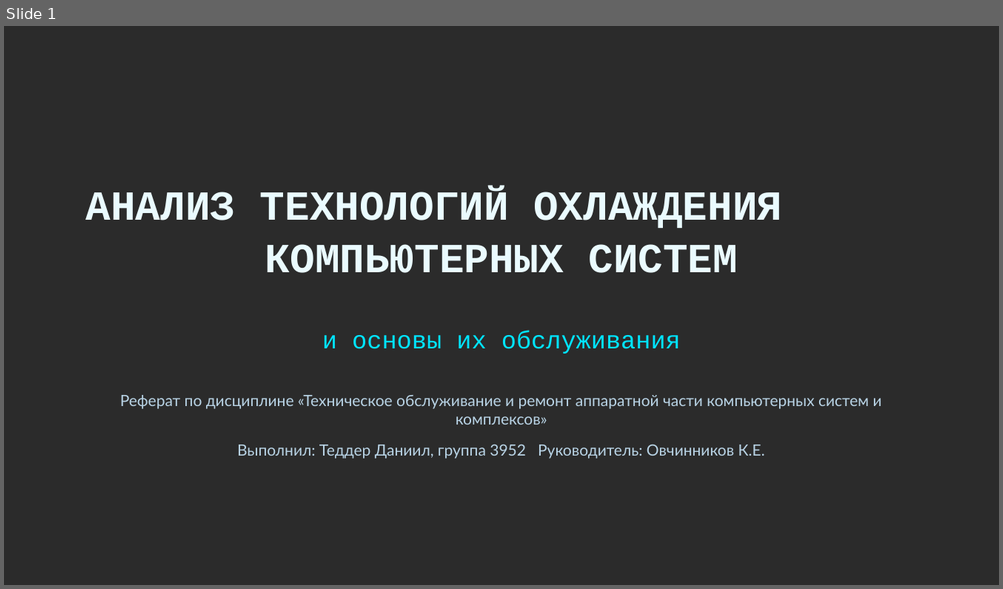
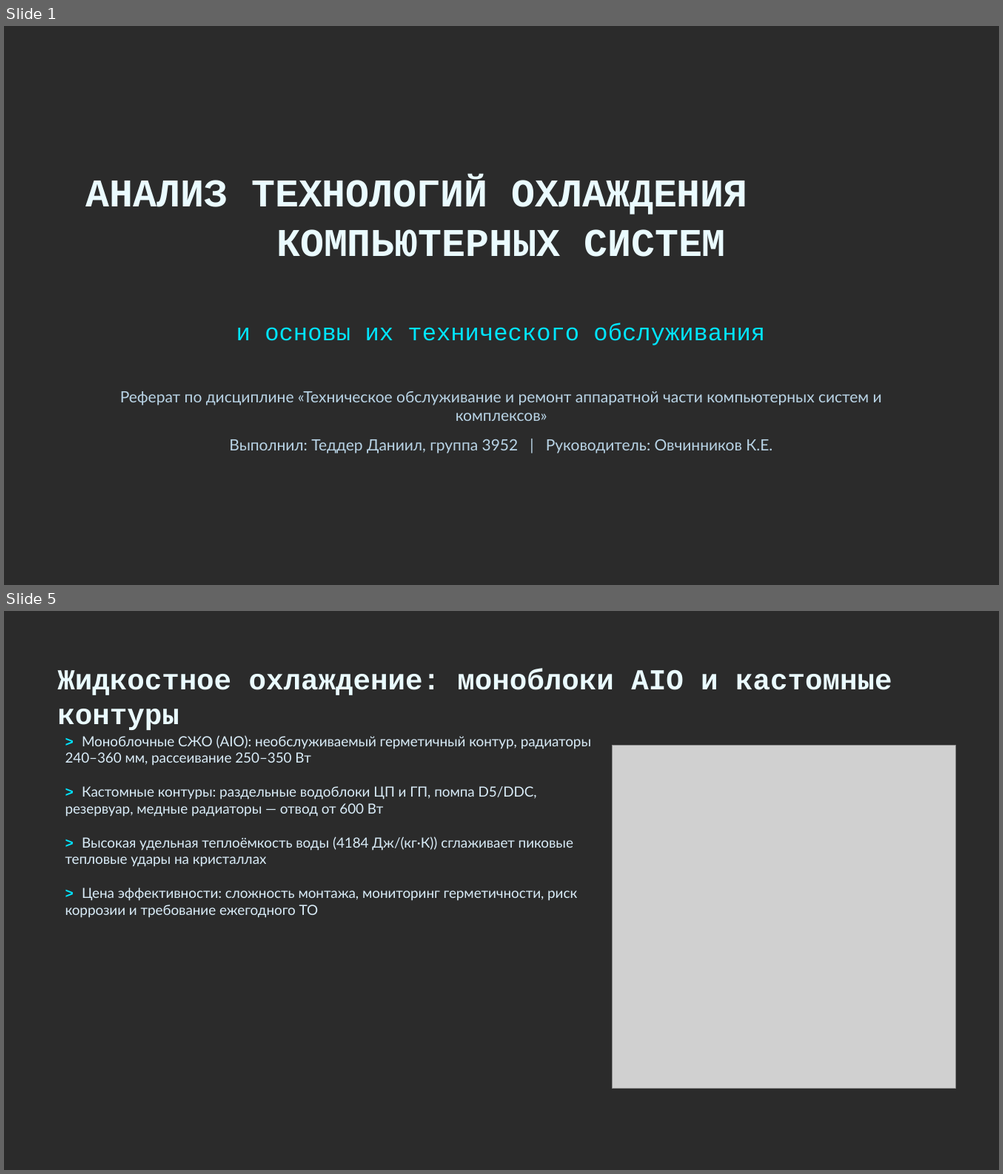
Before and after one commit to Danjar2005/Referat-Ovechka, a slide deck: ОВЧ-ЭКЗ/Итоговые работы/3952_Теддер_Д_ОхлаждениеКомпьютерныхСистем_Презентация.pptx. Shown one above the other, each under a label of ours: slide 1 before the commit, slides 1 and 5 after it; the slides between them are not shown. The pictures are 1003x589 and 1003x1174 pixels, drawn with LibreOffice and Linux fonts; fonts in the diff are those of the drawing; grey boxes stand for pictures; background and template pictures are left out; a plain dark background stands for a picture behind light text. Boxes give left, top, right and bottom in pixels: in the first picture for what was removed or moved away, otherwise in the second. Text is boxed around its words. In the diff, an @@ line names an element or a change of style, - is before the commit and + after.

```diff
--- a/ОВЧ-ЭКЗ/Итоговые работы/3952_Теддер_Д_ОхлаждениеКомпьютерныхСистем_Презентация.pptx
+++ b/ОВЧ-ЭКЗ/Итоговые работы/3952_Теддер_Д_ОхлаждениеКомпьютерныхСистем_Презентация.pptx
@@ slide 5 added at [4,611,999,1170], background picture (left out) @@
@@ text added at [57,669,891,730], 28 pt, text #EAFBFF, bold @@
+Жидкостное охлаждение: моноблоки AIO и кастомные контуры
@@ text added at [65,735,591,766], 13.5 pt, text #D9ECF8 @@
+> Моноблочные СЖО (AIO): необслуживаемый герметичный контур, радиаторы 240–360 мм, рассеивание 250–350 Вт
@@ picture added at [612,745,956,1088] @@
@@ text added at [65,786,537,817], 13.5 pt, text #D9ECF8 @@
+> Кастомные контуры: раздельные водоблоки ЦП и ГП, помпа D5/DDC, резервуар, медные радиаторы — отвод от 600 Вт
@@ text added at [65,837,573,867], 13.5 pt, text #D9ECF8 @@
+> Высокая удельная теплоёмкость воды (4184 Дж/(кг·К)) сглаживает пиковые тепловые удары на кристаллах
@@ text added at [65,888,577,918], 13.5 pt, text #D9ECF8 @@
+> Цена эффективности: сложность монтажа, мониторинг герметичности, риск коррозии и требование ежегодного ТО
@@ slide 1 changed as well @@
@@ text "АНАЛИЗ ТЕХНОЛОГИЙ ОХЛАЖДЕНИЯ КОМПЬЮТЕРНЫХ СИСТЕМ": place and size @@
-text "АНАЛИЗ ТЕХНОЛОГИЙ ОХЛАЖДЕНИЯ КОМПЬЮТЕРНЫХ СИСТЕМ" at [86,190,782,273]
+text "АНАЛИЗ ТЕХНОЛОГИЙ ОХЛАЖДЕНИЯ КОМПЬЮТЕРНЫХ СИСТЕМ" at [86,178,747,257]
@@ text "АНАЛИЗ ТЕХНОЛОГИЙ ОХЛАЖДЕНИЯ КОМПЬЮТЕРНЫХ СИСТЕМ" at [86,178,747,257]: size 40 to 38 pt @@
@@ text at [236,323,765,346]: text changed; size 24 to 23 pt @@
-и основы их обслуживания
+и основы их технического обслуживания
@@ text "Реферат по дисциплине «Техническое обслуживание ...": place and size @@
-text "Реферат по дисциплине «Техническое обслуживание ..." at [120,395,882,425]
+text "Реферат по дисциплине «Техническое обслуживание ..." at [120,392,882,421]
@@ text at [229,440,772,454]: text changed @@
-Выполнил: Теддер Даниил, группа 3952 Руководитель: Овчинников К.Е.
+Выполнил: Теддер Даниил, группа 3952 | Руководитель: Овчинников К.Е.
```
Also in this commit, not shown: 13 other slides added, 13 slides removed, 2 other files.
